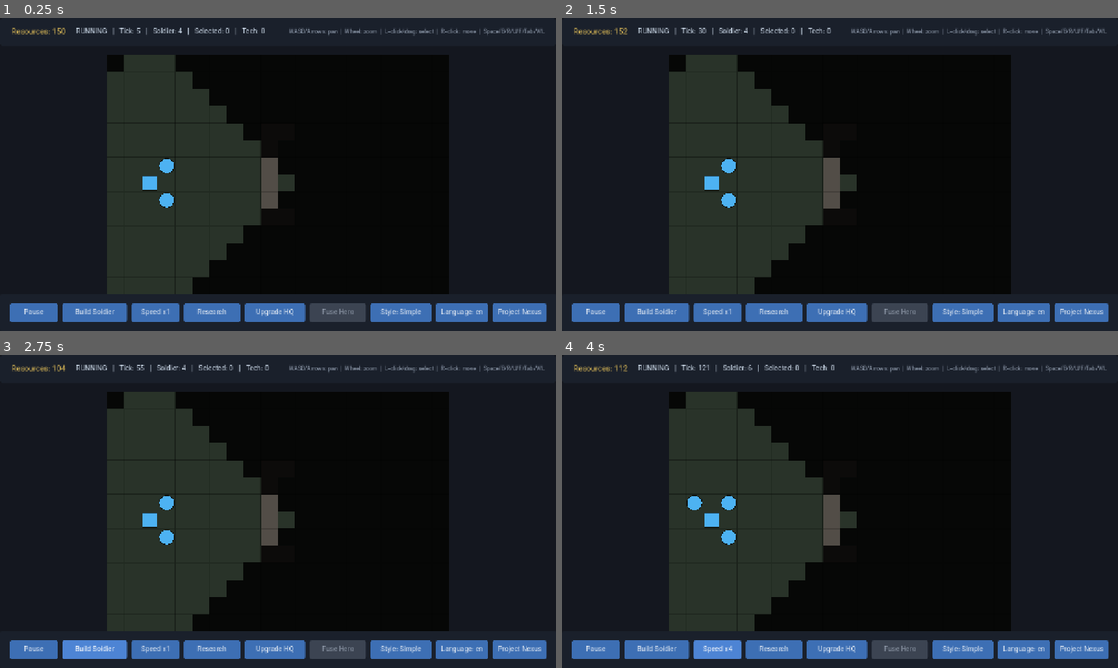
Above: before the commit, frames 1-4 (two rows, left to right).
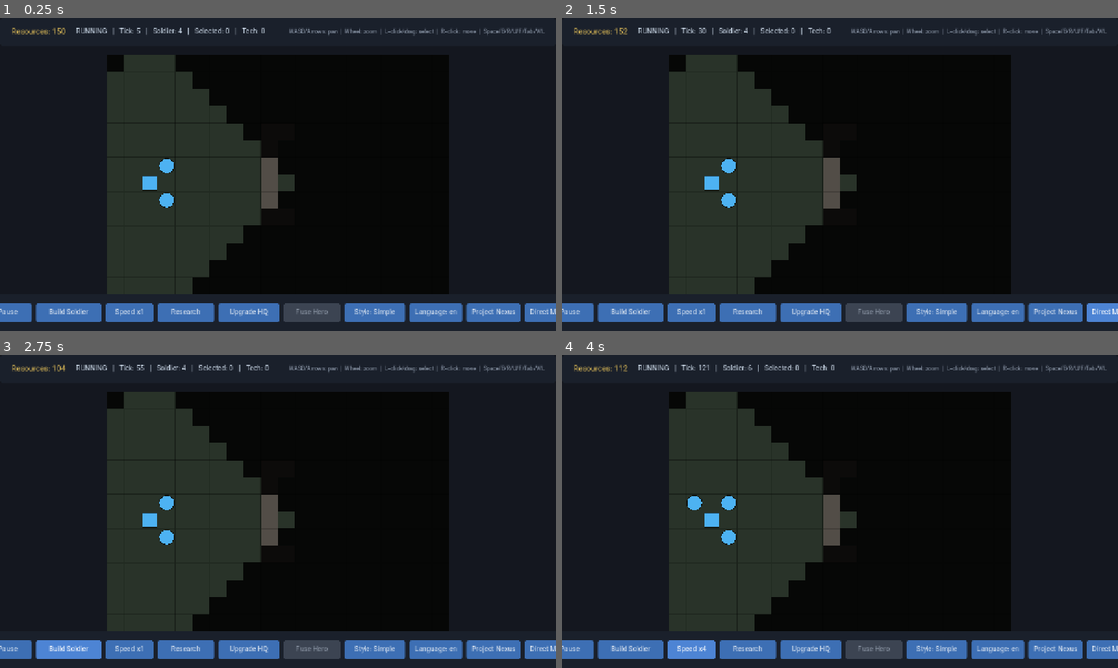
Above: after the commit, the same moments.

Repository: golshandvr-del/Sjalwmbdjdlxl
Game: Godot game, scene res://scenes/game_desktop.tscn
Same seed, same stepped clock (60 frames per second), same inputs: the game is played once before the commit and once after it. This scene is started directly instead of the project's main scene.
Inputs (mouse positions are in pixels of both pictures, inside the frame that each line leads up to):
- Up to frame 1 (0.25 s): no input
- Up to frame 2 (1.5 s): click (1112, 312) at 0.5 s, where only the run after the commit has a clickable "Direct Move"; click (1112, 312) at 1.25 s, where only the run after the commit has a clickable "Manual Path"
- Up to frame 3 (2.75 s): click "Build Soldier" at 2 s
- Up to frame 4 (4 s): click "Speed x1" at 2.75 s; click "Speed x2" at 3.5 s

The runs differ from the first frame. In frame 1, 2.4% of the frame differs, in the area x 0-100%, y 91-98%; in frame 2, 2.5%; in frame 3, 2.7%; in frame 4, 2.7%.

Commit message:
feat(hud-desktop): build move-mode toggle button in bottom row (MC1.5/req1)

Diff:
--- a/ui/desktop/desktop_hud.gd
+++ b/ui/desktop/desktop_hud.gd
@@ -110,7 +110,26 @@
 	Nexus.subscribe(VictoryModule.EVENT_MATCH_OVER, self, "_on_match_over")
 	_overlay.visible = false
 	_selection_box.visible = false
+	_build_move_mode_widget()
 	_apply_static_labels()
+
+
+# MC1.5 (request 1): a toggle button in the bottom Row to flip DIRECT/MANUAL move
+# mode. Confirm (Enter) and cancel (Escape) are keyboard-driven on desktop, so a
+# single toggle button suffices; its label shows the pending-waypoint count in
+# MANUAL mode. Built programmatically so the scene file needs no change.
+func _build_move_mode_widget() -> void:
+	_move_mode_button = Button.new()
+	_move_mode_button.name = "MoveModeButton"
+	_move_mode_button.toggle_mode = true
+	_move_mode_button.tooltip_text = _loc.t("ui.move.toggle_hint")
+	_move_mode_button.pressed.connect(_on_move_mode_pressed)
+	var row: Node = get_node_or_null("BottomBar/Margin/Row")
+	if row != null:
+		row.add_child(_move_mode_button)
+	else:
+		add_child(_move_mode_button)
+	_update_move_mode_button()
 
 
 func _process(delta: float) -> void:
